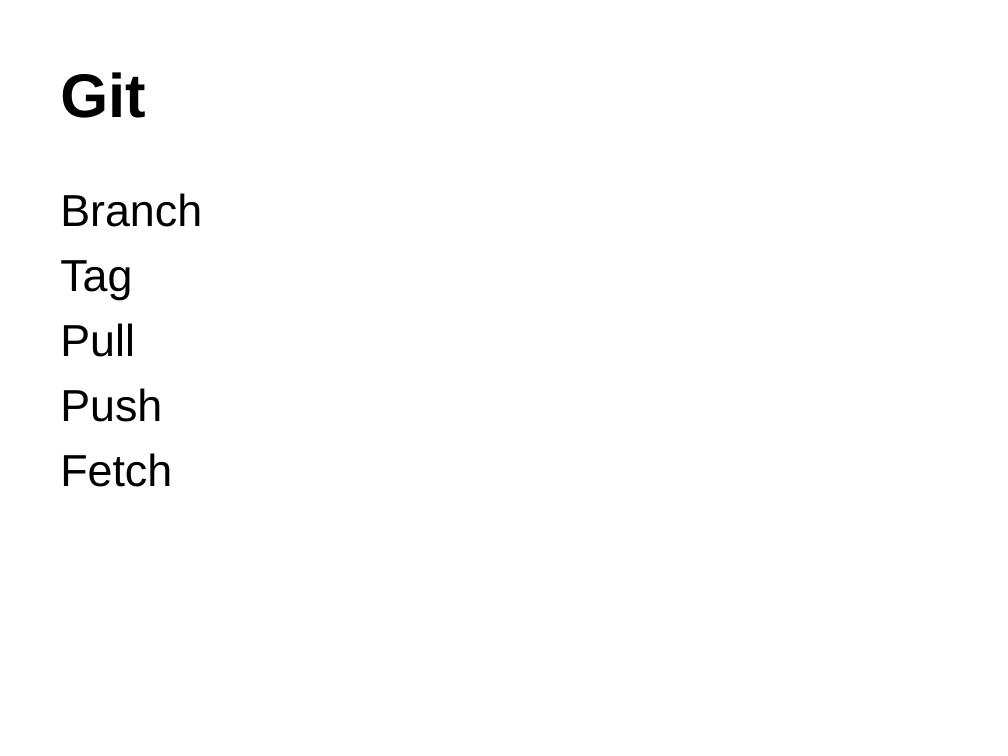
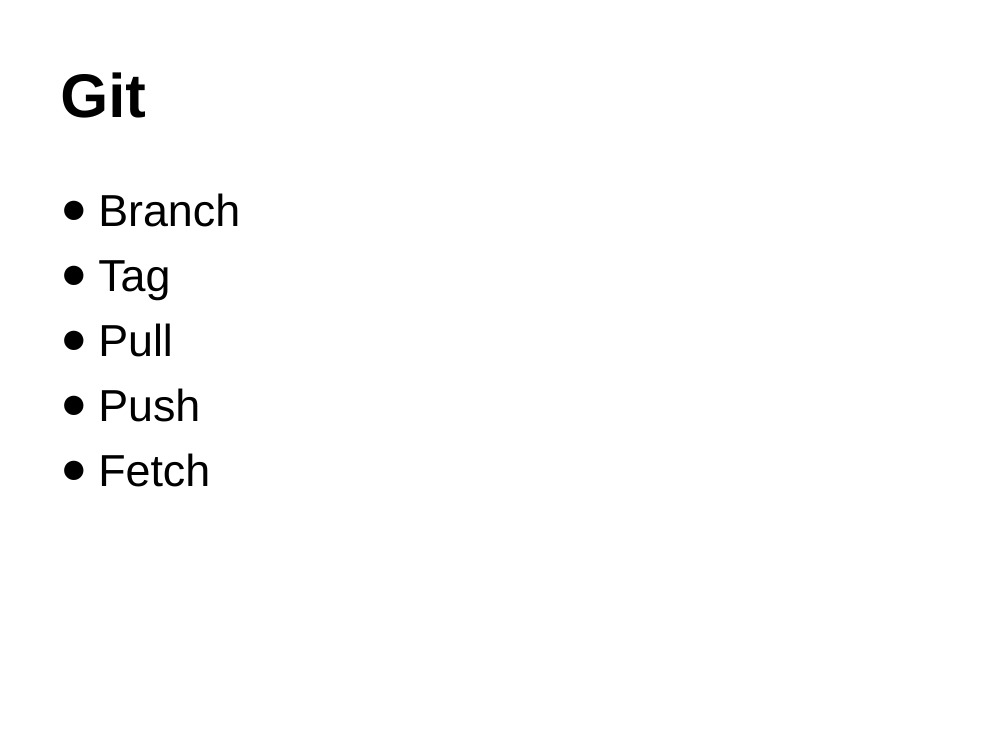
Before and after one commit to lxmxhh/git-intro, a slide deck: slide 5 of Git.ppt. Drawn at 1008x756 pixels with LibreOffice and Linux fonts; fonts in the diff are those of the drawing. Boxes give left, top, right and bottom in pixels: in the first picture for what was removed or moved away, otherwise in the second. Text is boxed around its words. In the diff, an @@ line names an element or a change of style, - is before the commit and + after.

```diff
--- a/Git.ppt
+++ b/Git.ppt
@@ text "Branch" at bbox=[98, 193, 240, 487]: bullet none to ● @@
```
Also in this commit, not shown: 4 other slides changed.
